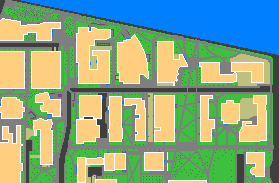
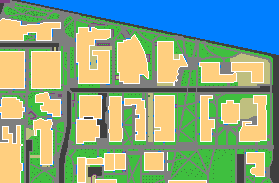
Layer changes from the first 279 x 183 image to the second:
painted on "NORTH" over (x1=0, y1=0, x2=10, y2=3)
painted on "WALL" over (x1=0, y1=0, x2=10, y2=3)
painted on "Mask Layer" over (x1=0, y1=0, x2=10, y2=3)
painted on "BUILDING" (2nd of 2, in "BUILDING") over (x1=0, y1=0, x2=10, y2=3)
painted on "GRASS" (2nd of 2, in "GRASS") over (x1=0, y1=0, x2=10, y2=3)
painted on "FOOTPATH" over (x1=0, y1=0, x2=10, y2=3)
